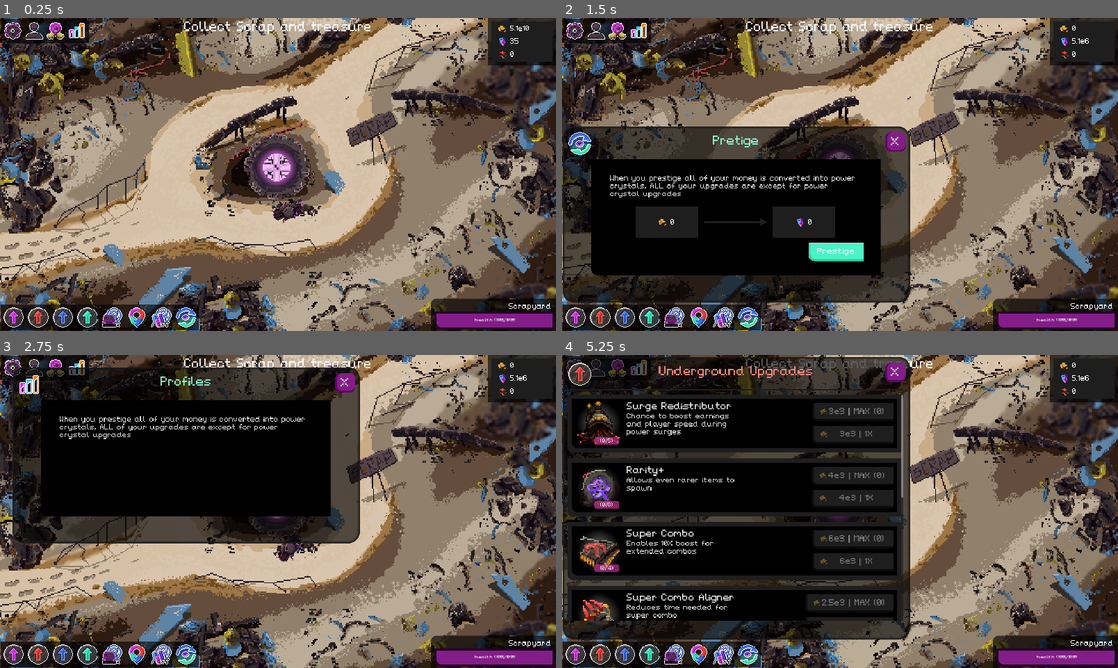
Above: before the commit, frames 1-4 (two rows, left to right).
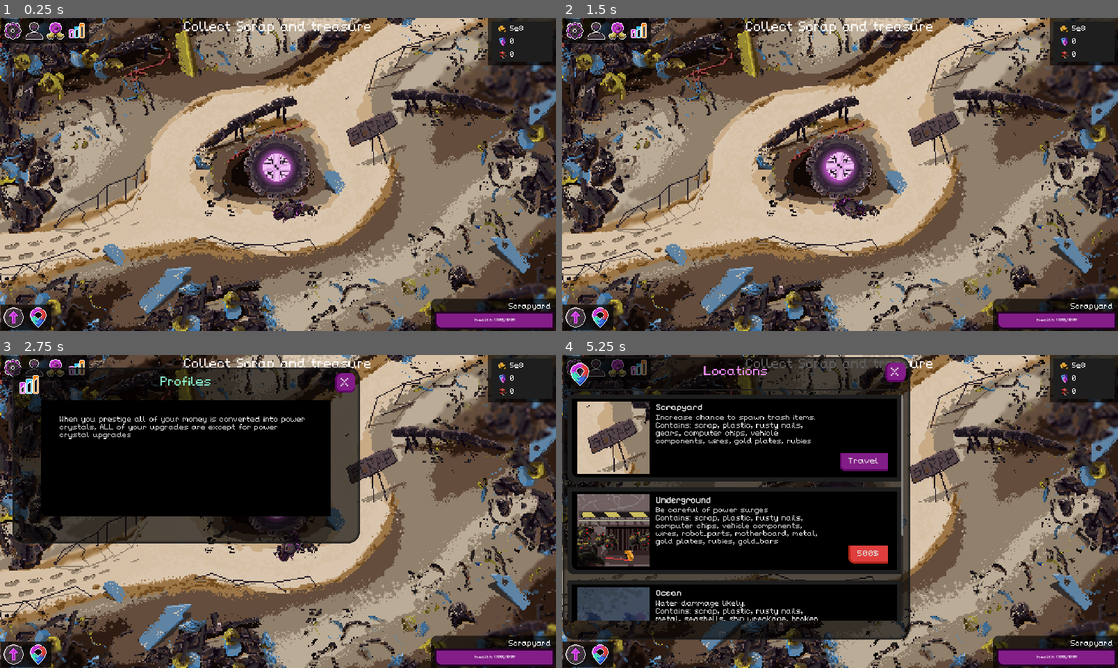
Above: after the commit, the same moments.

Repository: NathanHeaton/Robo-revolution
Game: Godot game, scene res://Main/main.tscn
The game is run twice, just before and just after one commit, with the same random seed, the same clock (stepped at 60 frames per second) and the same inputs. Sound files missing from this copy of the repository are replaced by a short silence.
Inputs (mouse positions are in pixels of both pictures, inside the frame that each line leads up to):
- Up to frame 1 (0.25 s): no input
- Up to frame 2 (1.5 s): click (745, 318) at 0.52 s; click (834, 252) at 1.25 s, where only the run before the commit has a clickable "Prestige"
- Up to frame 3 (2.75 s): click (33, 367) at 2 s
- Up to frame 4 (5.25 s): click (617, 367) at 2.75 s; click (639, 367) at 3.5 s; click (573, 655) at 4.25 s; click (600, 655) at 5.02 s

The runs differ from the first frame. In frame 1, 2.1% of the frame differs, in the area x 5-96%, y 2-100%; in frame 2, 36%, in the area x 0-95%, y 2-100%; in frame 3, 2.1%; in frame 4, 26%.

Commit message:
menus are unlocked when locations/upgrades are bought

Diff:
--- a/robo-revolution/Globals/Location_Data.gd
+++ b/robo-revolution/Globals/Location_Data.gd
@@ -44,7 +44,7 @@
 		"description" : "Be careful of power surges\nContains: scrap, plastic, rusty nails, computer chips, vehicle components, wires, robot_parts, motherboard, metal, gold plates, rubies, gold_bars",
 		"unlocked": false,
 		"key_needed": false,
-		"base_cost": 5000,
+		"base_cost": 500,
 		"sprite_position": Vector2(800,190)
 	},
 	locations.Ocean:{
@@ -52,7 +52,7 @@
 		"name": "Ocean",
 		"description" : "Water dammage likely.\nContains: scrap, plastic, rusty nails, metal, seashells, ship wreckage, broken jewels, rubies, pearls",
 		"unlocked": false,
-		"base_cost": 45600,
+		"base_cost": 4560,
 		"key_needed": false,
 		"sprite_position": Vector2(32,285)
 	},
@@ -61,7 +61,7 @@
 		"name": "Alien",
 		"description" : "watch out for alien patrollers.\nContains: scrap, alien parts, alien scrap metal, alien artifacts, power crystals",
 		"unlocked": false,
-		"base_cost": 5780000,
+		"base_cost": 57800,
 		"key_needed": true,
 		"sprite_position": Vector2(800,400)
 	}
--- a/robo-revolution/Globals/game_stats.gd
+++ b/robo-revolution/Globals/game_stats.gd
@@ -82,7 +82,15 @@
 	},
 	"other":{
 		"powerC_conversion_rate" : 10000,
-		"alien_key" : false
+		"alien_key" : false,
+		"unlocked_prestiege": false,
+		"unlocked_companion_upgrades": false
+	},
+	"location":{
+		"scarpyard_unlocked": true,
+		"underground_unlocked": false,
+		"ocean_unlocked": false,
+		"alien_unlocked": false,
 	}
 }
 
--- a/robo-revolution/Globals/upgrade_manager.gd
+++ b/robo-revolution/Globals/upgrade_manager.gd
@@ -37,4 +37,6 @@
 func buy_location(cost,location):
 	detuct_cost(cost, "money")
 	LocationData.location_data[location]["unlocked"] = true
+	var location_stat_text : String = (LocationData.location_data[location].name).to_lower()+ "_unlocked"
+	GameStats.set_stat("location",location_stat_text, true)
 	emit_signal("unlock_location")
--- a/robo-revolution/Main/main.gd
+++ b/robo-revolution/Main/main.gd
@@ -3,23 +3,18 @@
 @export var scrap_treasure: PackedScene
 @export var cost_display: PackedScene
 @export var companions: PackedScene
-# Called when the node enters the scene tree for the first time.
-
 
 signal rarity_upgraded(rarity)
 
 func _ready() -> void:
 	newGame()
-	Money.MONEY = 51000000000
-	Money.POWER_C = 35
+	Money.MONEY = 500000000
+	Money.POWER_C = 0
 	GameStats.set_stat("luck","item_spawn_region", Rect2(Vector2(30,30),Vector2(1920 - 60, 1080 - 60)))
 	ItemData.connect("collected_item",Callable(self,"_on_item_collector_collect"))
 	$HUD.connect("prestiged", Callable(self, "_prestige"))
 	_pick_track()
 
-
-
-# Called every frame. 'delta' is the elapsed time since the previous frame
 func _process(delta: float) -> void:
 	match LocationData.CURRENT_LOCATION:
 		LocationData.locations.Scrapyard:
@@ -44,14 +39,12 @@
 		$power_surge.start()
 		first_time_in_underground = false
 
-
 func _apply_mult_to_collected_item(value):
 	value = (value * GameStats.stats["mult"]["powerC_mult"])
 	if (GameStats.combo == true):
 		value = value *  GameStats.stats["combo"]["combo_mult"]
 		print("combo is active")
 	return value
-
 
 func _on_item_collector_collect(body,item):
 	var gain = 1
@@ -61,7 +54,6 @@
 	elif (body.get_currency() == "powerC"):
 		gain = body.get_value()
 		Money.POWER_C += gain
-	#$HUD.update_money()
 	_handle_collected_item_text(body,gain)
 	body.collect()
 
@@ -76,7 +68,6 @@
 	Money.MONEY = 0
 	_reset_upgrades()
 
-
 func _reset_upgrades():
 	for upgradeSections in UpgradeData.upgrades.keys():
 		for upgrades in UpgradeData.upgrades[upgradeSections]:
@@ -85,16 +76,12 @@
 			current["level"] = 0
 			UpgradeManager.emit_signal("level_changed", current["id"])
 
-
 func newGame():
 	Money.MONEY = 0
 	$HUD.show_message("Collect Scrap and treasure")
-	#$Player.position($Start_Position.position)
-
 
 func respawn():
 	Money.MONEY = Money.MONEY * 0.1
-	#$Player.start($Start_Position.position)
 
 func _on_hud_start_game() -> void:
 	newGame()
@@ -119,8 +106,6 @@
 	var track = randi_range(1,2)
 	get_node("track_" + str(track)).play()
 
-
-
 func _on_track_2_finished() -> void:
 	_pick_track()
 
--- a/robo-revolution/Main/upgrade_updater.gd
+++ b/robo-revolution/Main/upgrade_updater.gd
@@ -135,10 +135,11 @@
 	GameStats.set_stat("luck","ocean", level)
 
 func apply_companion_upgrades():
-	pass
+	GameStats.set_stat("other", "unlocked_companion_upgrades",true )
 
 func apply_prestige():
-	pass
+	GameStats.set_stat("other", "unlocked_prestiege",true )
+
 
 func apply_sea_drill():
 	pass
--- a/robo-revolution/Scenes/player.tscn
+++ b/robo-revolution/Scenes/player.tscn
@@ -976,7 +976,6 @@
 animation = &"none"
 
 [node name="pushing_area" type="Area2D" parent="."]
-visible = false
 position = Vector2(1, 5)
 
 [node name="CollisionShape2D" type="CollisionPolygon2D" parent="pushing_area"]
@@ -986,7 +985,6 @@
 polygon = PackedVector2Array(-13.7993, 2.40159, 6.89974, 2.74466, 8.43286, -2.97339, -23.7656, -2.63029, -15.7159, 5.1707e-06, -23.7655, 2.23005)
 
 [node name="player_body" type="CollisionShape2D" parent="."]
-visible = false
 position = Vector2(1, 5)
 rotation = 1.5708
 shape = SubResource("CapsuleShape2D_6lt8k")
--- a/robo-revolution/UI/hud.tscn
+++ b/robo-revolution/UI/hud.tscn
@@ -1,9 +1,10 @@
-[gd_scene load_steps=71 format=3 uid="uid://3pke8c3v8xbd"]
+[gd_scene load_steps=72 format=3 uid="uid://3pke8c3v8xbd"]
 
 [ext_resource type="Script" path="res://UI/hud.gd" id="1_qb4pq"]
 [ext_resource type="Texture2D" uid="uid://b5fqnhsorrxyf" path="res://assets/top_nav_icons.png" id="2_yatbj"]
 [ext_resource type="Texture2D" uid="uid://bisrwqsp3i7ac" path="res://assets/upgrade_icons.png" id="3_80ti6"]
 [ext_resource type="Texture2D" uid="uid://c46dbtr3xp40r" path="res://assets/Mini_Icons.png" id="3_sgyd2"]
+[ext_resource type="Script" path="res://UI/upgrades_locations_nav.gd" id="4_ajyeb"]
 [ext_resource type="Theme" uid="uid://xnk1sn3p84f7" path="res://Themes/Alien_buttons.tres" id="5_8pnjh"]
 [ext_resource type="Texture2D" uid="uid://cnpsp8yns21na" path="res://assets/arrow.png" id="5_jhnrn"]
 [ext_resource type="Script" path="res://UI/settings_panel.gd" id="7_ad4nq"]
@@ -499,11 +500,11 @@
 theme_override_styles/panel = SubResource("StyleBoxFlat_dihul")
 
 [node name="upgrades_Locations_nav" type="HBoxContainer" parent="MarginContainer/upgrade_nav_container"]
-custom_minimum_size = Vector2(400, 60)
 layout_mode = 2
 size_flags_horizontal = 0
 size_flags_vertical = 8
 theme_override_constants/separation = 15
+script = ExtResource("4_ajyeb")
 
 [node name="Scrapyard_Upgrades" type="TextureButton" parent="MarginContainer/upgrade_nav_container/upgrades_Locations_nav"]
 custom_minimum_size = Vector2(70, 70)
--- /dev/null
+++ b/robo-revolution/UI/upgrades_locations_nav.gd
@@ -0,0 +1,30 @@
+extends HBoxContainer
+
+
+# Called when the node enters the scene tree for the first time.
+func _ready() -> void:
+	GameStats.connect("stats_changed", Callable(self, "_manage_stat_change"))
+	_check_unlocked_locations()
+	$Underground_Upgrades.hide()
+	$Ocean_Upgrades.hide()
+	$Alien_Upgrades.hide()
+	$Companion_Upgrades.hide()
+	$PowerC_Upgrades.hide()
+	$Prestige.hide()
+
+
+func _manage_stat_change(type,stat):
+	match stat:
+		"unlocked_prestiege":
+			$PowerC_Upgrades.show()
+			$Prestige.show()
+		"unlocked_companion_upgrades":
+			$Companion_Upgrades.show()
+		"underground_unlocked":
+			$Underground_Upgrades.show()
+		"ocean_unlocked":
+			$Ocean_Upgrades.show()
+		"alien_unlocked":
+			$Alien_Upgrades.show()
+func _check_unlocked_locations():
+	pass
